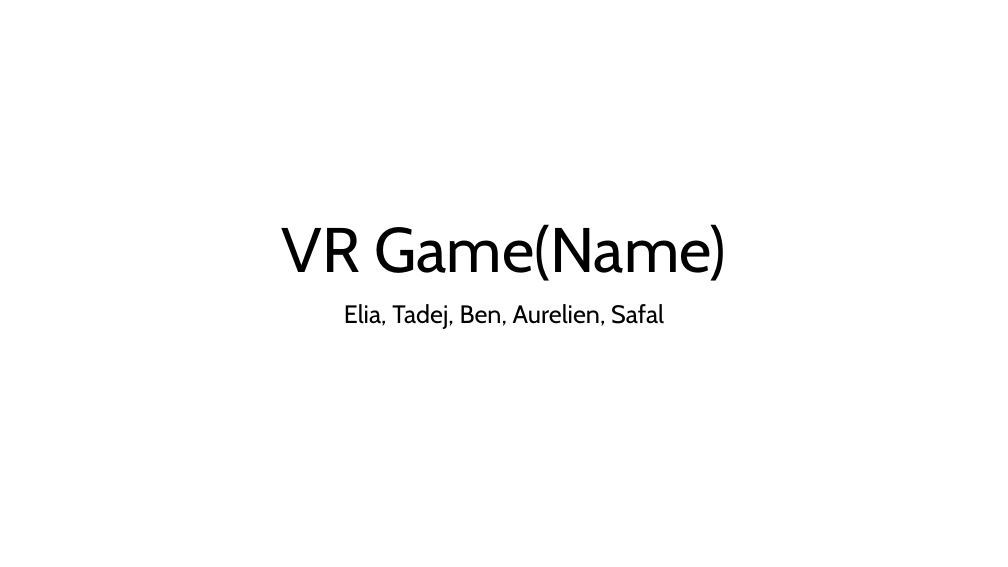
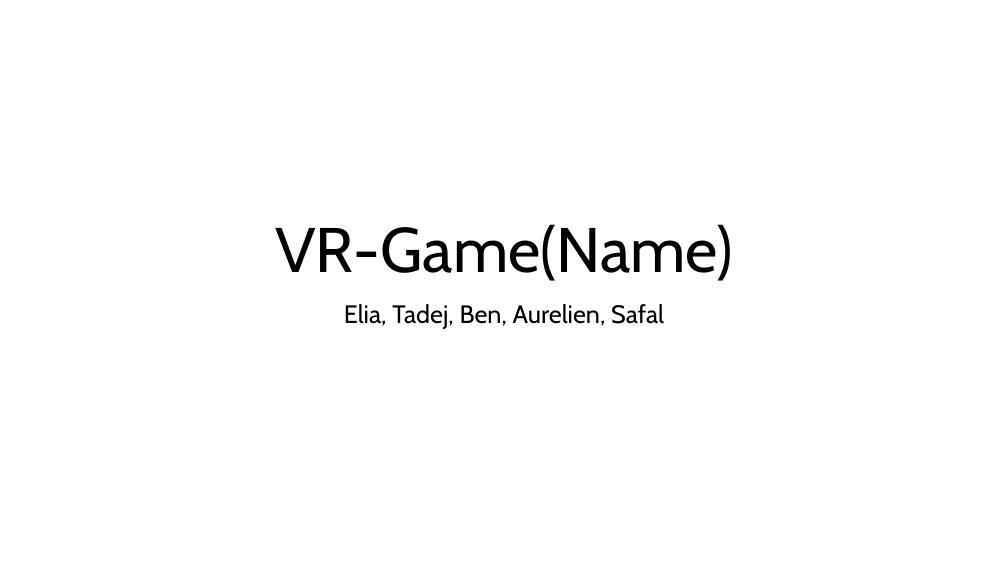
Before and after one commit to Soguel-Aurelien/UnrealEngineProjekt, a slide deck: slide 1 of Presentation/Unrealengine pp.pptx. Drawn at 1008x567 pixels with LibreOffice and Linux fonts; fonts in the diff are those of the drawing. Boxes give left, top, right and bottom in pixels: in the first picture for what was removed or moved away, otherwise in the second. Text is boxed around its words. In the diff, an @@ line names an element or a change of style, - is before the commit and + after.

```diff
--- a/Presentation/Unrealengine pp.pptx
+++ b/Presentation/Unrealengine pp.pptx
@@ title at <box>275,224,732,281</box>: text changed @@
-VR Game(Name)
+VR-Game(Name)
```
Also in this commit, not shown: 5 other slides changed, 3 slides added, 1 slide removed.
